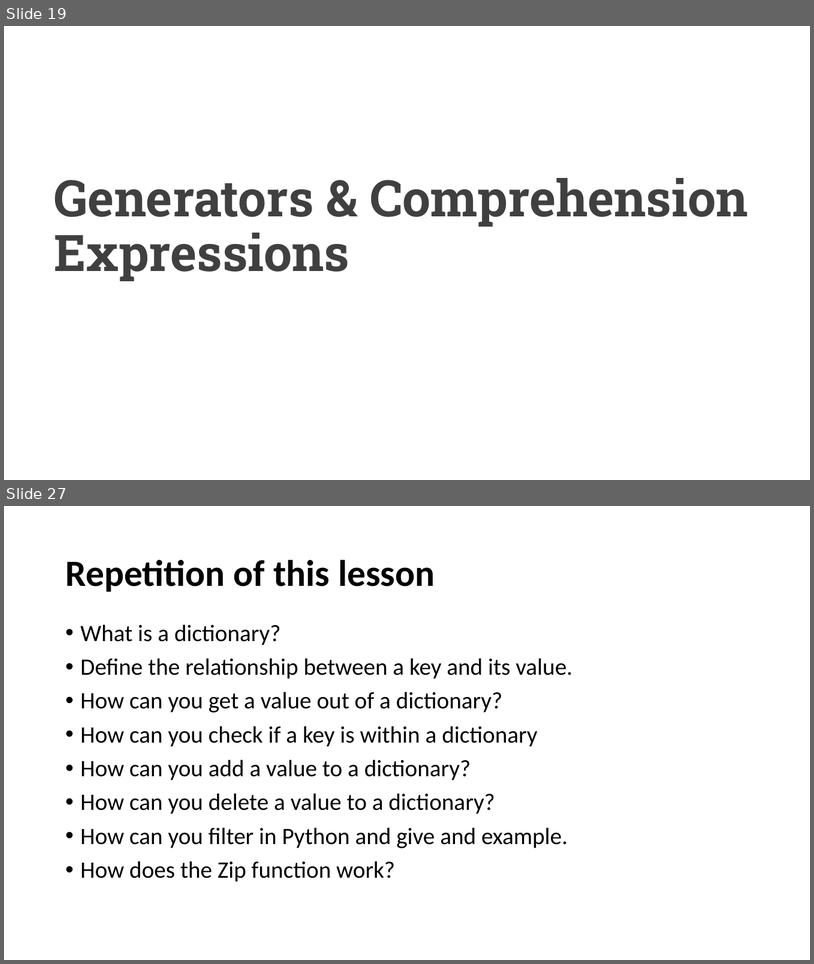
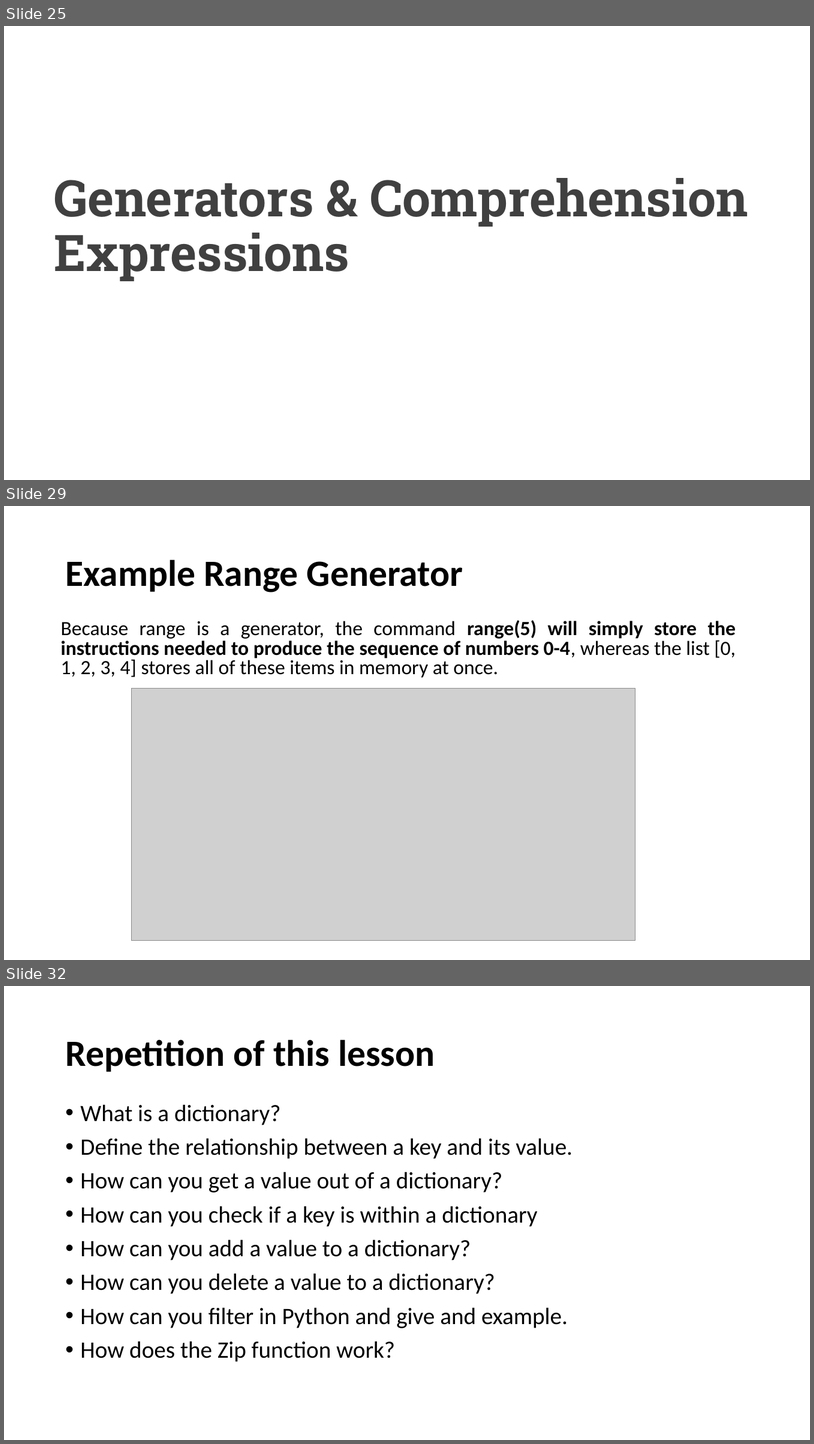
Before and after one commit to UCLL-PR2/exercises, a slide deck: 03-iterable&generators/programming2_iterable.pptx. Shown one above the other, each under a label of ours: slides 19 and 27 before the commit, slides 25, 29 and 32 after it; the slides between them are not shown. The pictures are 814x964 and 814x1444 pixels, drawn with LibreOffice and Linux fonts; fonts in the diff are those of the drawing; grey boxes stand for pictures. Boxes give left, top, right and bottom in pixels: in the first picture for what was removed or moved away, otherwise in the second. Text is boxed around its words. In the diff, an @@ line names an element or a change of style, - is before the commit and + after.

```diff
--- a/03-iterable&generators/programming2_iterable.pptx
+++ b/03-iterable&generators/programming2_iterable.pptx
@@ slide 29 added at (4,506,810,960), background #FFFFFF @@
@@ title added at (65,559,463,592), 44 pt, text #000000, bold @@
+Example Range Generator
@@ text added at (61,620,737,678), 24 pt, text #000000 @@
+  Because range is a generator, the command range(5) will simply store the instructions needed to produce the sequence of numbers 0-4, whereas the list [0, 1, 2, 3, 4] stores all of these items in memory at once.
@@ picture added at (132,688,636,940) @@
@@ what was slide 19 is now slide 25 @@
@@ what was slide 27 is now slide 32 @@
```
Also in this commit, not shown: 5 slides changed, 5 other slides added, 1 slide removed, 1 other file.
